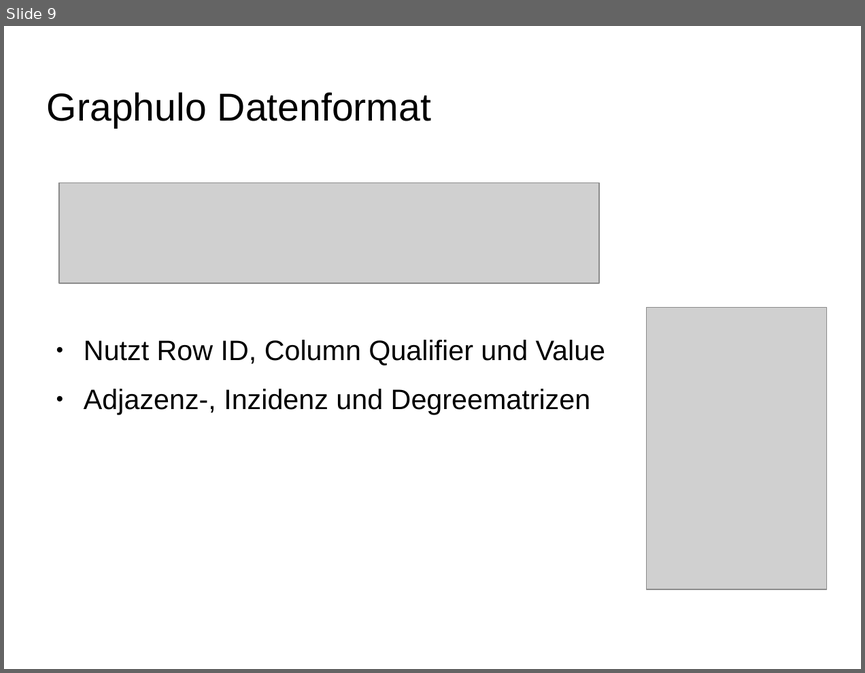
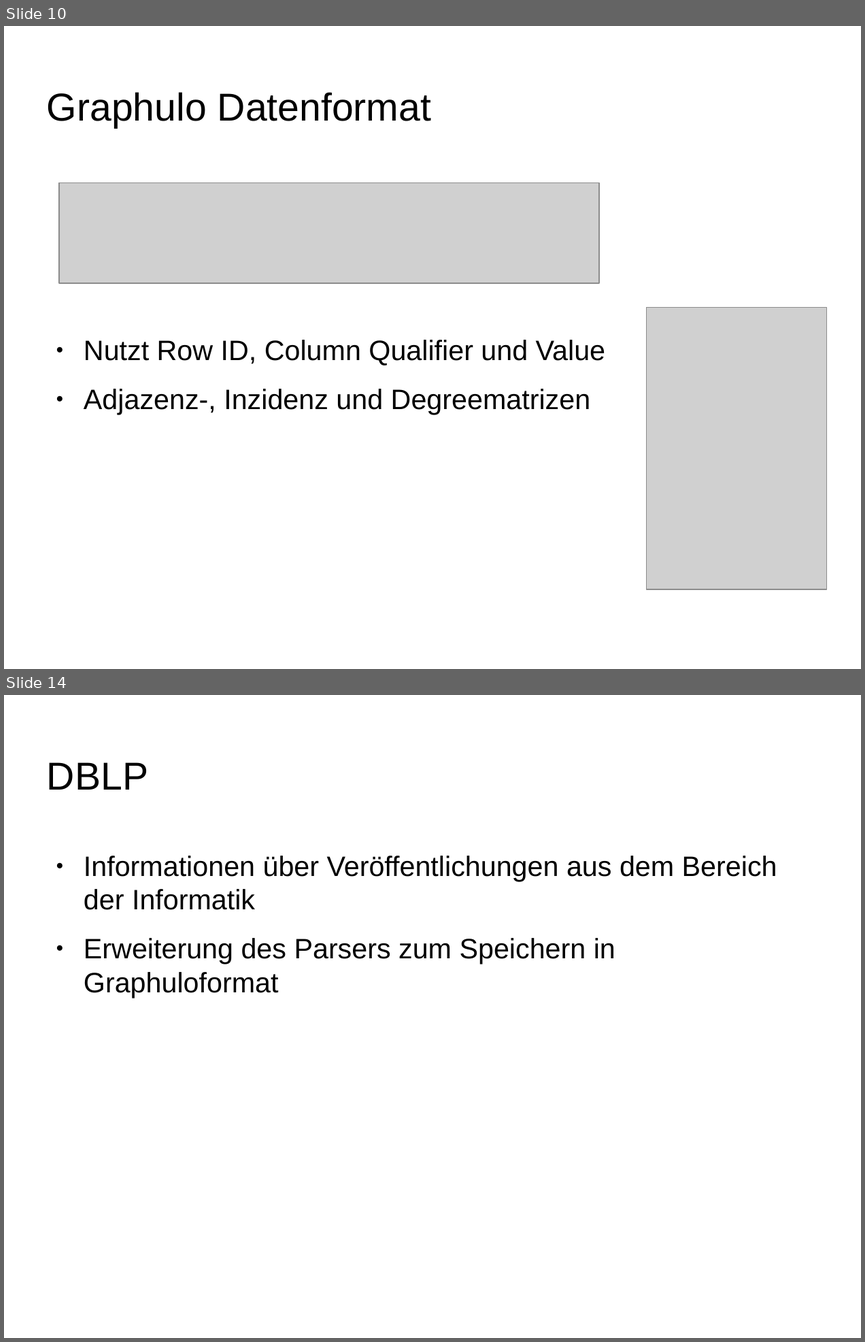
Before and after one commit to ScaDS/dblp-graphulo, a slide deck: doc/testat1.odp. Shown one above the other, each under a label of ours: slide 9 before the commit, slides 10 and 14 after it; the slides between them are not shown. The pictures are 865x673 and 865x1342 pixels, drawn with LibreOffice and Linux fonts; fonts in the diff are those of the drawing; grey boxes stand for pictures; background and template pictures are left out. Boxes give left, top, right and bottom in pixels: in the first picture for what was removed or moved away, otherwise in the second. Text is boxed around its words. In the diff, an @@ line names an element or a change of style, - is before the commit and + after.

```diff
--- a/doc/testat1.odp
+++ b/doc/testat1.odp
@@ slide 14 added at (4, 695, 861, 1338), background picture (left out) @@
@@ title added at (47, 762, 148, 790), 36 pt, text #000000 @@
+DBLP
@@ text added at (84, 855, 777, 998), 26 pt, text #000000 @@
+● Informationen über Veröffentlichungen aus dem Bereich der Informatik
+● Erweiterung des Parsers zum Speichern in Graphuloformat
@@ what was slide 9 is now slide 10 @@
```
Also in this commit, not shown: 5 other slides added, 1 slide removed, 3 other files.
